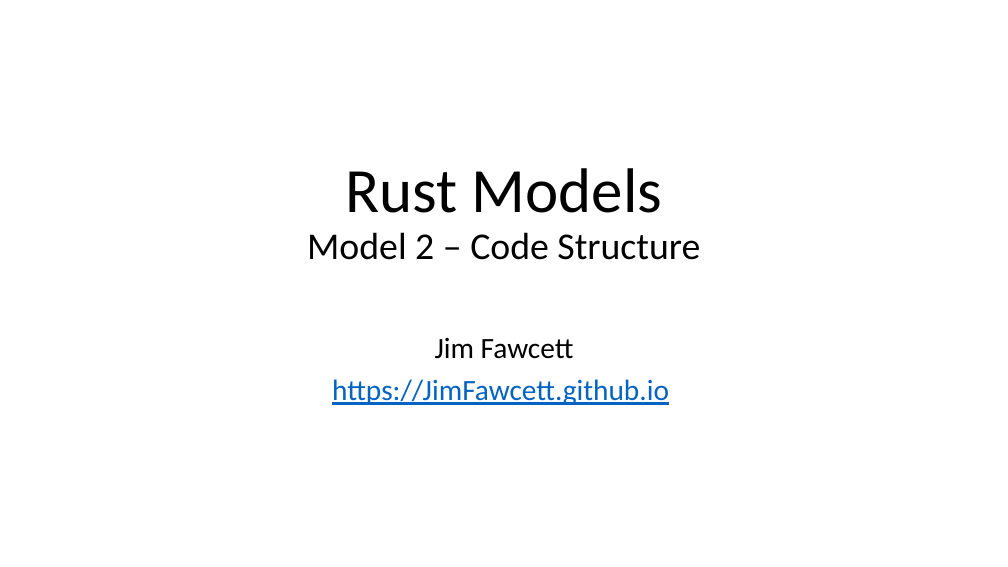
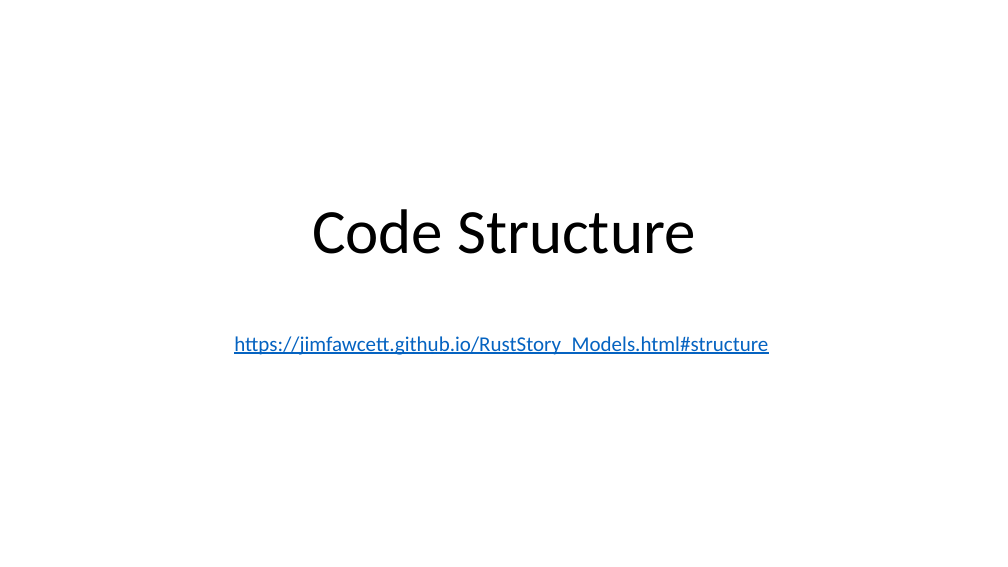
Before and after one commit to JimFawcett/JimFawcett.github.io, a slide deck: slide 28 of Resources/RustModels.pptx (slide 8 before the commit). Drawn at 1008x567 pixels with LibreOffice and Linux fonts; fonts in the diff are those of the drawing. Boxes give left, top, right and bottom in pixels: in the first picture for what was removed or moved away, otherwise in the second. Text is boxed around its words. In the diff, an @@ line names an element or a change of style, - is before the commit and + after.

Commit message:
add links, finished RustModels

```diff
--- a/Resources/RustModels.pptx
+++ b/Resources/RustModels.pptx
@@ title at [312,209,695,254]: text changed; size 36 to 60 pt @@
-Rust Models
-Model 2 – Code Structure
+Code Structure
@@ subtitle at [234,336,768,355]: text changed; size 28 to 20 pt @@
-Jim Fawcett
-https://JimFawcett.github.io
+https://jimfawcett.github.io/RustStory_Models.html#structure
```
Also in this commit, not shown: 21 other slides changed, 16 slides added, 13 slides removed, 9 other files.
